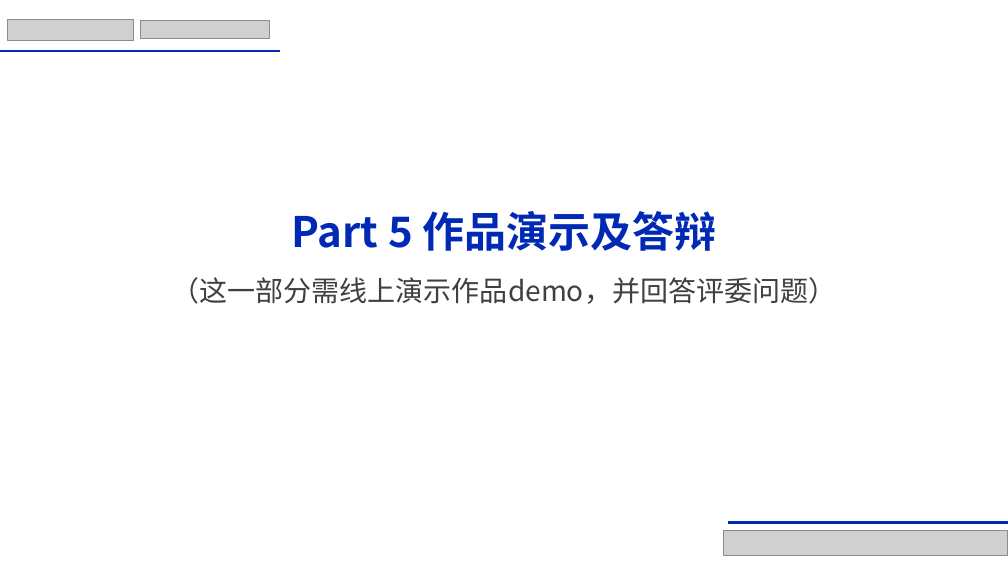
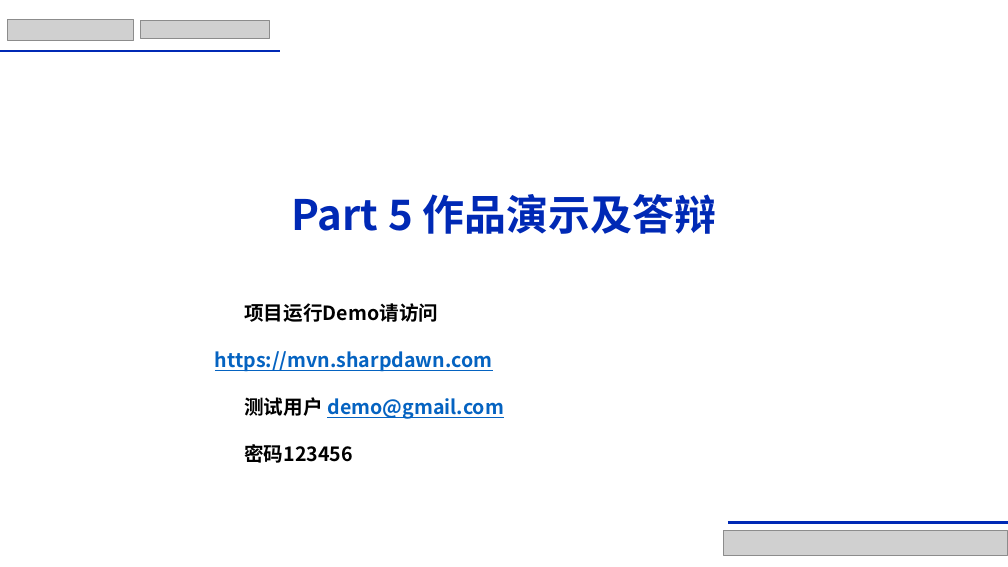
Before and after one commit to AnneYang720/openeuler-maven, a slide deck: slide 13 of 决赛答辩-AnneY.pptx. Drawn at 1008x567 pixels with LibreOffice and Linux fonts; fonts in the diff are those of the drawing; grey boxes stand for pictures. Boxes give left, top, right and bottom in pixels: in the first picture for what was removed or moved away, otherwise in the second. Text is boxed around its words. In the diff, an @@ line names an element or a change of style, - is before the commit and + after.

Commit message:
Add demo to ppt.

```diff
--- a/决赛答辩-AnneY.pptx
+++ b/决赛答辩-AnneY.pptx
@@ title at (292, 194, 716, 234): text changed; size 20 to 30 pt; text colour #404040 to #0029B5; bold on @@
-Part 5 作品演示及答辩
-（这一部分需线上演示作品demo，并回答评委问题）
+Part 5 作品演示及答辩
@@ text added at (215, 303, 504, 463), 14 pt, text #0563C1, bold, underline @@
+项目运行Demo请访问 https://mvn.sharpdawn.com
+测试用户 demo@gmail.com
+密码123456
```
